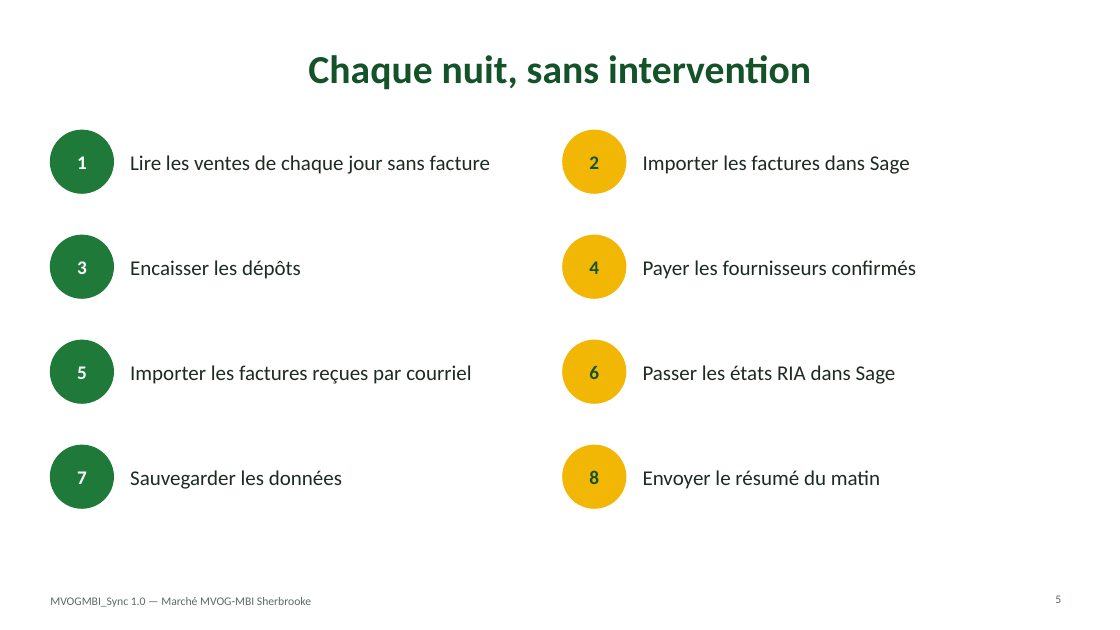
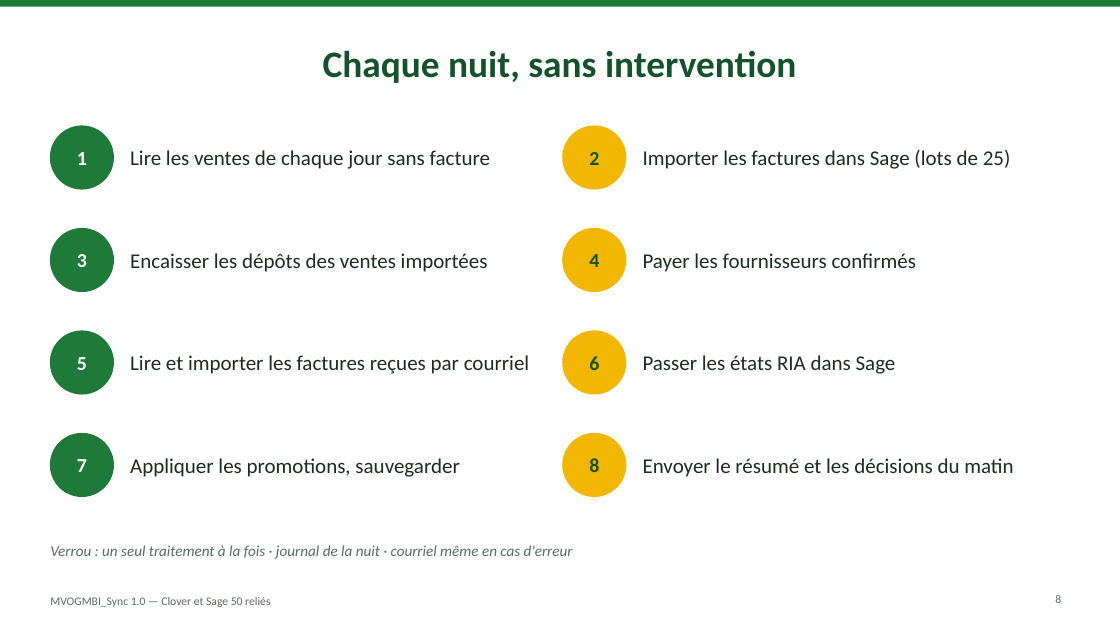
Before and after one commit to mteingueng-dot/MVOGMBI_Sync_2026.1, a slide deck: slide 8 of documentation/Presentation_MVOGMBI_Sync.pptx (slide 5 before the commit). Drawn at 1120x630 pixels with LibreOffice and Linux fonts; fonts in the diff are those of the drawing. Boxes give left, top, right and bottom in pixels: in the first picture for what was removed or moved away, otherwise in the second. Text is boxed around its words. In the diff, an @@ line names an element or a change of style, - is before the commit and + after.

```diff
--- a/documentation/Presentation_MVOGMBI_Sync.pptx
+++ b/documentation/Presentation_MVOGMBI_Sync.pptx
@@ rectangle added at <box>0,0,1120,7</box>, fill #1F7A3A @@
@@ title "Chaque nuit, sans intervention" at <box>323,50,796,83</box>: size 34 to 32 pt @@
@@ text at <box>643,150,1011,169</box>: text changed @@
-Importer les factures dans Sage
+Importer les factures dans Sage (lots de 25)
@@ 4 ellipses, 2 texts: place and size @@
-4 ellipses, 2 texts at <box>50,130,917,298</box>
+4 ellipses, 2 texts at <box>50,126,917,292</box>
@@ text at <box>130,253,488,272</box>: text changed @@
-Encaisser les dépôts
+Encaisser les dépôts des ventes importées
@@ text at <box>130,355,529,374</box>: text changed @@
-Importer les factures reçues par courriel
+Lire et importer les factures reçues par courriel
@@ size 16.5 to 17 pt in 8 elements at <box>77,152,87,165</box>, <box>589,152,599,165</box>, <box>77,254,87,267</box>, <box>589,254,599,267</box>, <box>77,357,87,370</box>, <box>589,356,599,370</box>, <box>77,459,87,472</box>, <box>589,458,599,472</box> @@
@@ 5 texts, 4 ellipses: place and size @@
-5 texts, 4 ellipses at <box>50,340,896,508</box>
+5 texts, 4 ellipses at <box>50,331,896,497</box>
@@ text at <box>130,458,459,477</box>: text changed @@
-Sauvegarder les données
+Appliquer les promotions, sauvegarder
@@ text at <box>643,458,1013,477</box>: text changed @@
-Envoyer le résumé du matin
+Envoyer le résumé et les décisions du matin
@@ text added at <box>50,545,573,559</box>, 13 pt, text #5B6B61, italic @@
+Verrou : un seul traitement à la fois · journal de la nuit · courriel même en cas d'erreur
@@ text at <box>50,597,270,607</box>: text changed @@
-MVOGMBI_Sync 1.0 — Marché MVOG-MBI Sherbrooke
+MVOGMBI_Sync 1.0 — Clover et Sage 50 reliés
@@ page number at <box>1055,595,1061,603</box>: text changed @@
-5
+8
```
Also in this commit, not shown: 9 other slides changed, 20 slides added, 3 slides removed, 32 other files.
